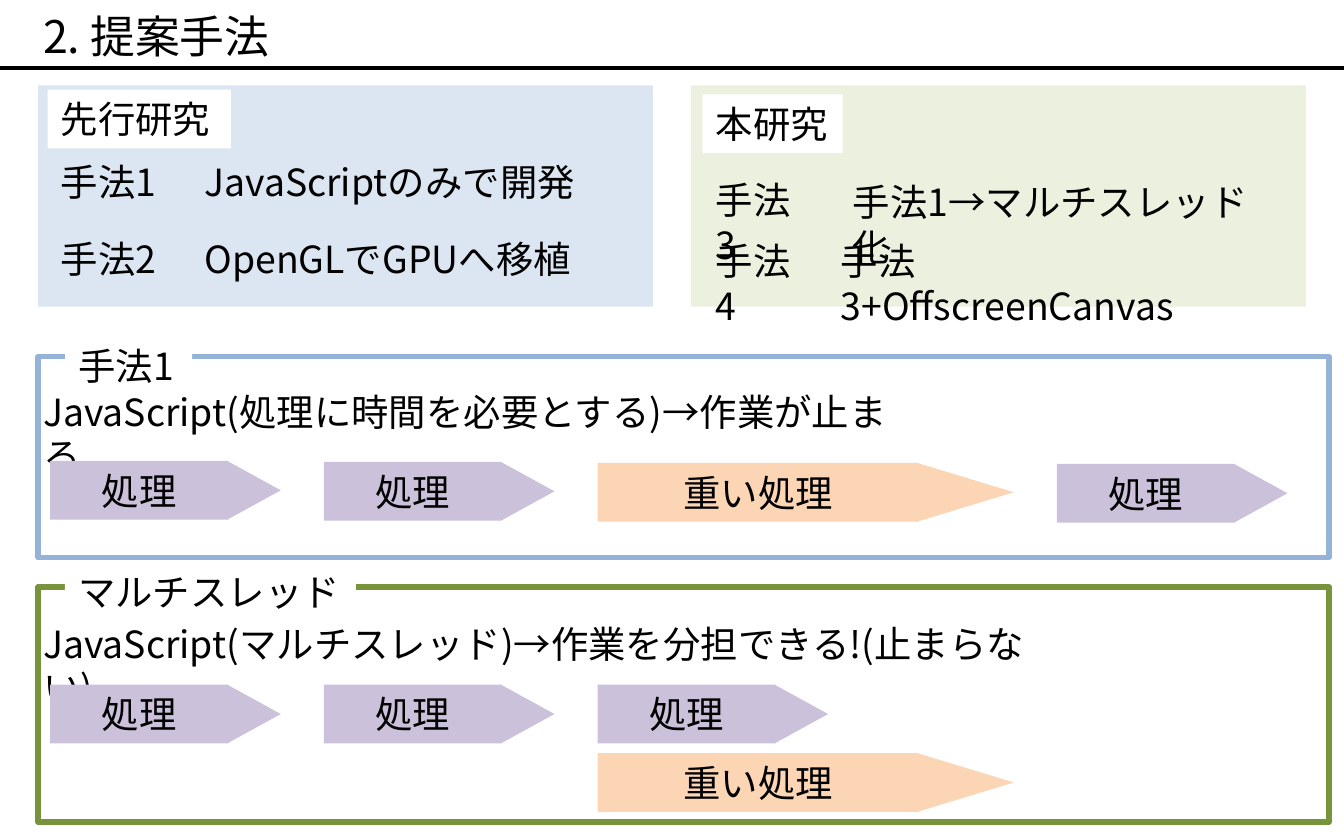
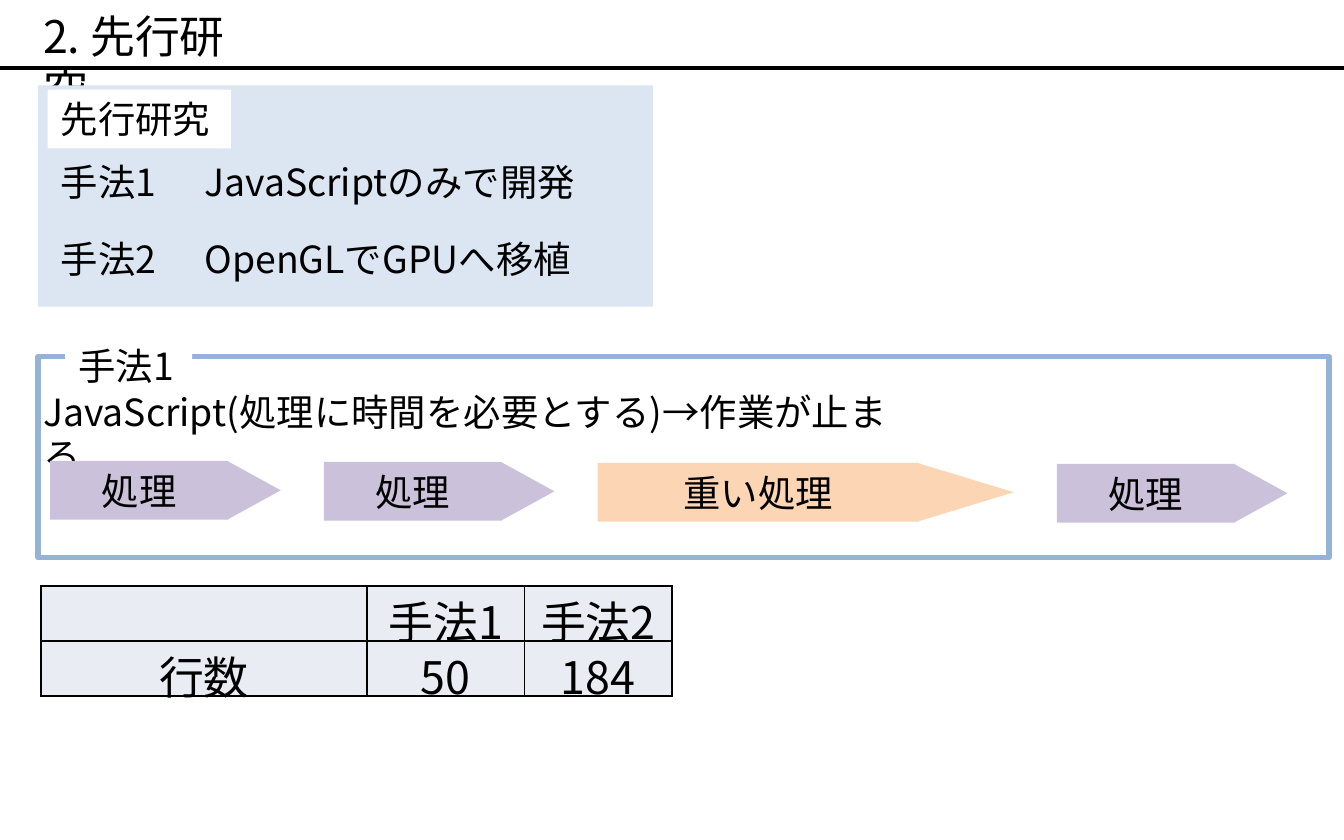
Before and after one commit to okmtaoo/-, a slide deck: slide 3 of presentation/出す.pptx. Drawn at 1344x840 pixels with LibreOffice and Linux fonts; fonts in the diff are those of the drawing. Boxes give left, top, right and bottom in pixels: in the first picture for what was removed or moved away, otherwise in the second. Text is boxed around its words. In the diff, an @@ line names an element or a change of style, - is before the commit and + after.

```diff
--- a/presentation/出す.pptx
+++ b/presentation/出す.pptx
@@ text at bbox=[43, 15, 224, 118]: text changed @@
-2. 提案手法
+2. 先行研究
@@ group removed at bbox=[691, 85, 1305, 321]: 4 texts, 2 rectangles @@
-手法4
-手法3+OffscreenCanvas
-手法3
-手法1→マルチスレッド化
-本研究
@@ rectangle removed at bbox=[65, 563, 356, 622] @@
-マルチスレッド
@@ rectangle removed at bbox=[38, 587, 1328, 823] @@
@@ table added at bbox=[40, 586, 672, 702], 2 rows, 3 columns @@
+ | 手法1 | 手法2
+行数 | 50 | 184
@@ text removed at bbox=[43, 626, 1024, 667] @@
-JavaScript(マルチスレッド)→作業を分担できる!(止まらない)
@@ rectangle removed at bbox=[50, 684, 227, 743] @@
-処理
@@ triangle removed at bbox=[227, 684, 281, 743] @@
@@ rectangle removed at bbox=[324, 684, 501, 743] @@
-処理
@@ triangle removed at bbox=[501, 684, 555, 743] @@
@@ rectangle removed at bbox=[598, 684, 775, 743] @@
-処理
@@ triangle removed at bbox=[774, 684, 828, 743] @@
@@ rectangle removed at bbox=[598, 753, 919, 812] @@
-重い処理
@@ triangle removed at bbox=[917, 753, 1013, 812] @@
```
